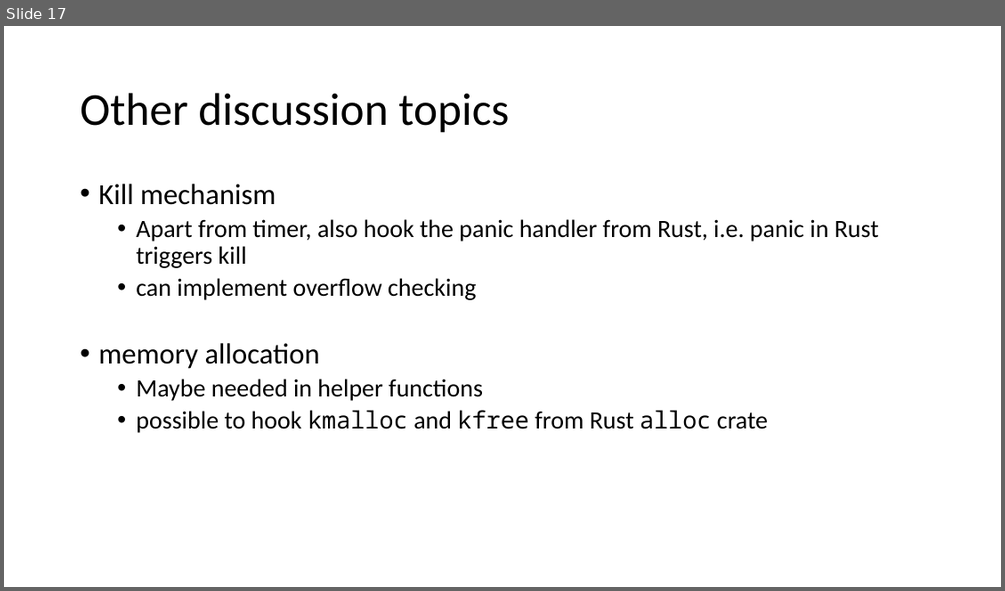
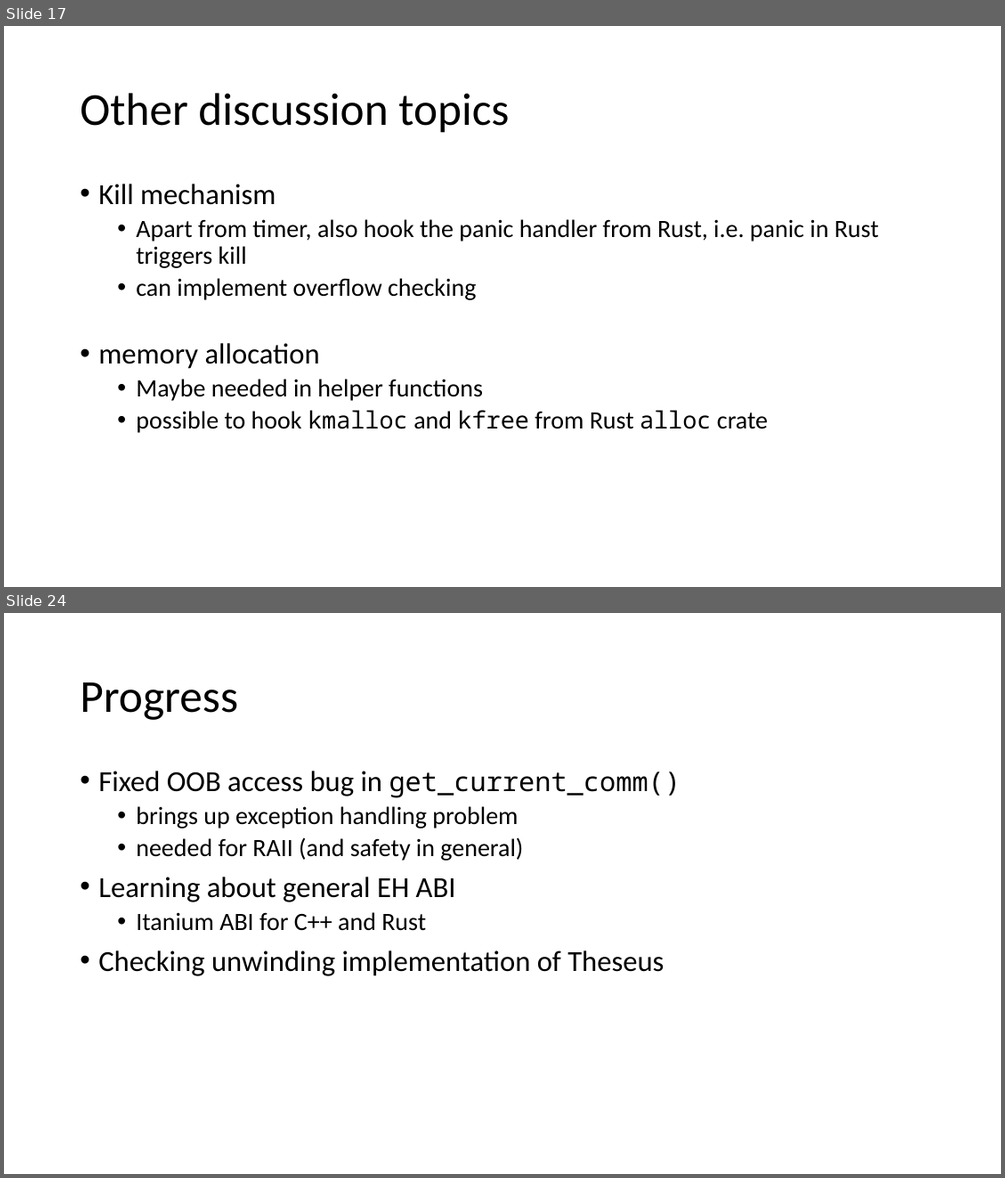
Before and after one commit to tianyin/rex, a slide deck: docs/progress.pptx. Shown one above the other, each under a label of ours: slide 17 before the commit, slides 17 and 24 after it; the slides between them are not shown. The pictures are 1005x591 and 1005x1178 pixels, drawn with LibreOffice and Linux fonts; fonts in the diff are those of the drawing. Boxes give left, top, right and bottom in pixels: in the first picture for what was removed or moved away, otherwise in the second. Text is boxed around its words. In the diff, an @@ line names an element or a change of style, - is before the commit and + after.

```diff
--- a/docs/progress.pptx
+++ b/docs/progress.pptx
@@ slide 24 added at [4, 613, 1001, 1174], background #FFFFFF @@
@@ title added at [80, 682, 238, 720], 44 pt, text #000000 @@
+Progress
@@ text added at [98, 771, 681, 976], 24 pt, text #000000 @@
+• Fixed OOB access bug in get_current_comm()
+  • brings up exception handling problem
+  • needed for RAII (and safety in general)
+• Learning about general EH ABI
+  • Itanium ABI for C++ and Rust
+• Checking unwinding implementation of Theseus
```
Also in this commit, not shown: 9 other slides added.
